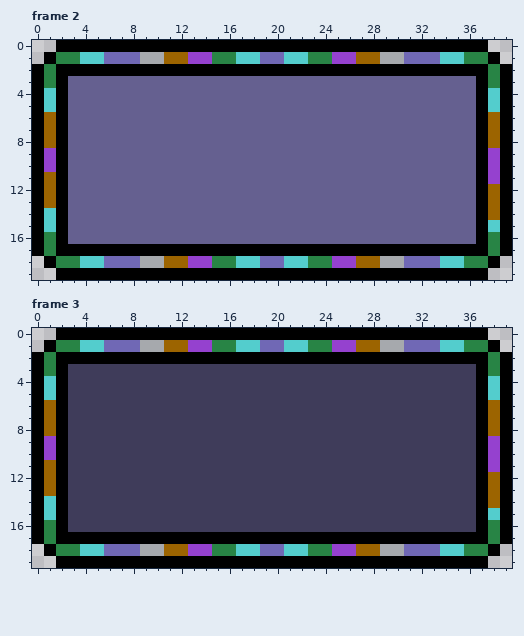
Pixel-art file: Assets/Textures/UITextures/2_PixelatedColourTheme/LargeButtonPixelated.aseprite. The picture above was drawn from the file before the commit.
40x20 pixels, 3 frames. Shown: frame 2, frame 3.
New version:
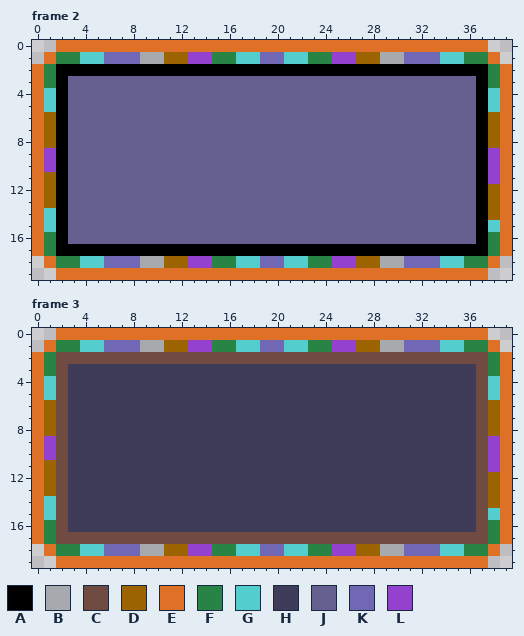
Palette (. is transparent): A #000000  B #a6a9ad  C #704b41  D #9c6400  E #df7126  F #288445  G #53cdcd  H #3f3c5a  J #656090  K #7068b5  L #9541cf
The edit:
Frame 2:
Colour A gives way to colour E in row 0 at x 2 to 37; in row 1 at x 1 and 38; in rows 2 to 17 at x 0 and 39; in row 18 at x 1 and 38; in row 19 at x 2 to 37.
Frame 3:
Colour A gives way to colour C in row 2 at x 2 to 37; in rows 3 to 16 at x 2 and 37; in row 17 at x 2 to 37.
Colour A gives way to colour E in row 0 at x 2 to 37; in row 1 at x 1 and 38; in rows 2 to 17 at x 0 and 39; in row 18 at x 1 and 38; in row 19 at x 2 to 37.
Pixel boxes of the changes (left, top, right, bottom) in both pictures:
changed: (32, 40, 512, 280)
changed: (32, 328, 512, 568)
